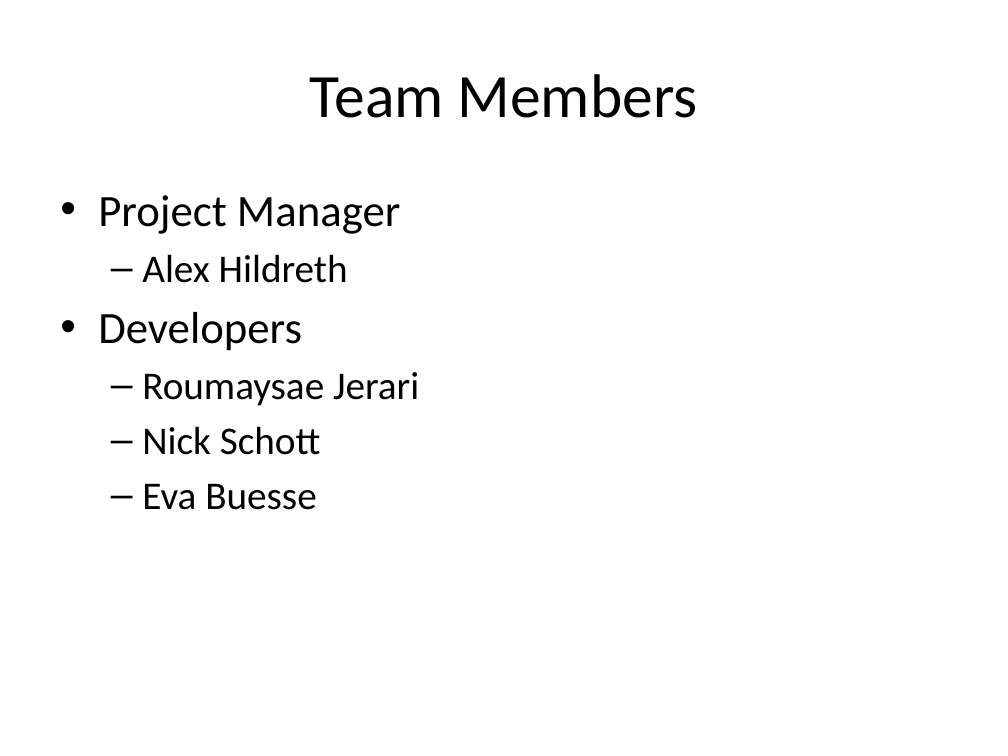
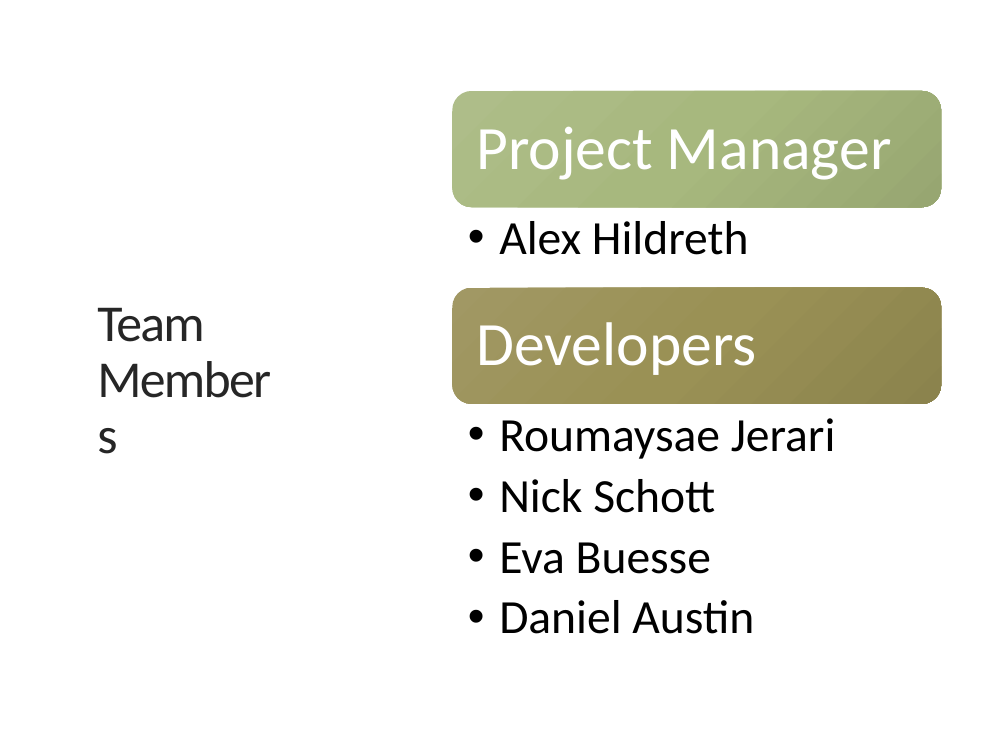
Before and after one commit to Buesse7310/Project-Alex-Roma-Nick-Eva-, a slide deck: slide 2 of docs/phase1/Spending_Habit_Tracker_Phase1.pptx. Drawn at 1008x756 pixels with LibreOffice and Linux fonts; fonts in the diff are those of the drawing. Boxes give left, top, right and bottom in pixels: in the first picture for what was removed or moved away, otherwise in the second. Text is boxed around its words. In the diff, an @@ line names an element or a change of style, - is before the commit and + after.

```diff
--- a/docs/phase1/Spending_Habit_Tracker_Phase1.pptx
+++ b/docs/phase1/Spending_Habit_Tracker_Phase1.pptx
@@ title "Team Members": place and size @@
-title "Team Members" at [310,74,698,118]
+title "Team Members" at [97,307,204,342]
@@ title "Team Members" at [97,307,204,342]: size 44 to 37 pt, text colour #000000 to #262626, letter spacing 0 to -1.2 pt; alignment centre to left; line spacing 1 to 0.9 @@
@@ text removed at [98,195,419,510] @@
-• Project Manager
-  – Alex Hildreth
-• Developers
-  – Roumaysae Jerari
-  – Nick Schott
-  – Eva Buesse
@@ group added at [453,91,941,634]: 4 texts, 2 rounded rectangles @@
+Project Manager
+  • Alex Hildreth
+Developers
+  • Roumaysae Jerari
+  • Nick Schott
+  • Eva Buesse
+  • Daniel Austin
```
Also in this commit, not shown: 11 other slides changed.
